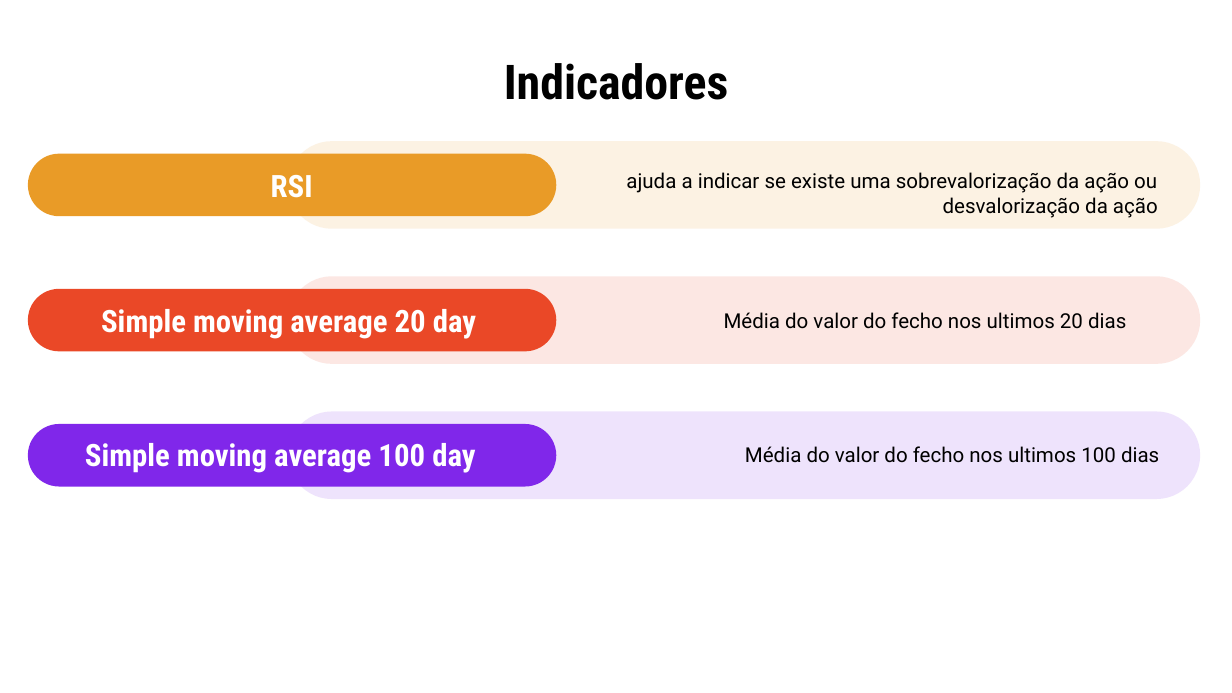
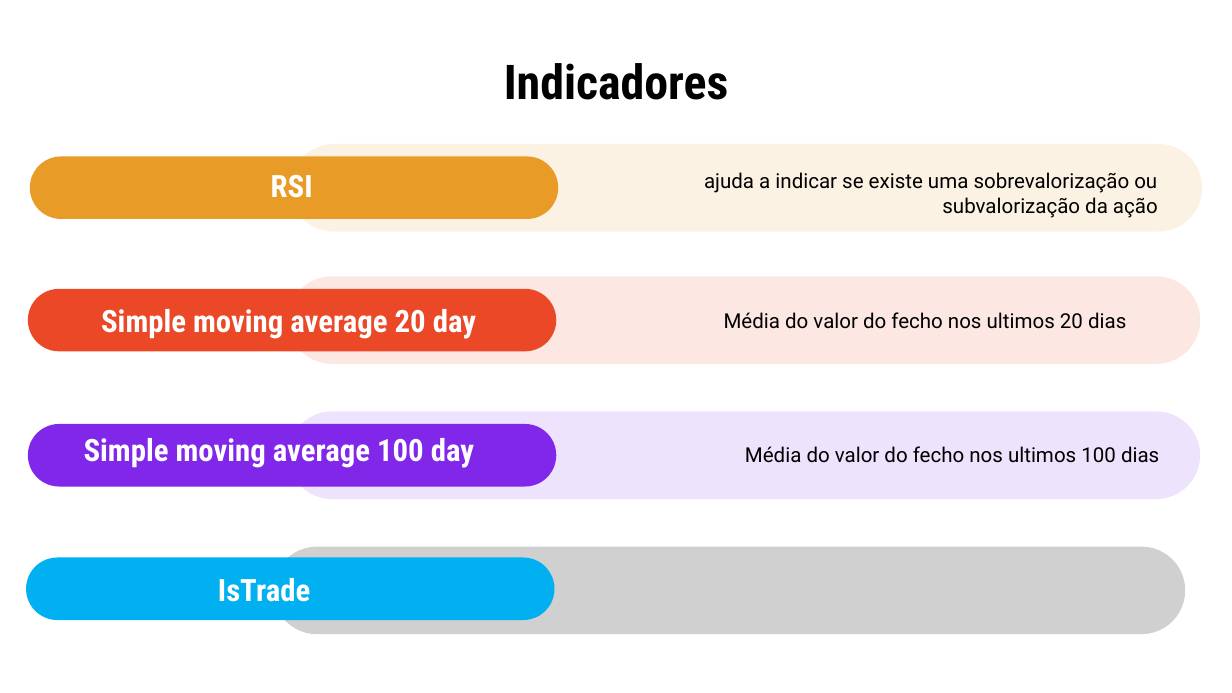
Before and after one commit to Groze2001/MCD, a slide deck: slide 3 of Otimizaçao_de_dados_para_bussiness_analytics/Machine Learning Infographics by Slidesgo.pptx. Drawn at 1232x693 pixels with LibreOffice and Linux fonts; fonts in the diff are those of the drawing; grey boxes stand for pictures. Boxes give left, top, right and bottom in pixels: in the first picture for what was removed or moved away, otherwise in the second. Text is boxed around its words. In the diff, an @@ line names an element or a change of style, - is before the commit and + after.

```diff
--- a/Otimizaçao_de_dados_para_bussiness_analytics/Machine Learning Infographics by Slidesgo.pptx
+++ b/Otimizaçao_de_dados_para_bussiness_analytics/Machine Learning Infographics by Slidesgo.pptx
@@ text at <box>704,172,1158,218</box>: text changed @@
-ajuda a indicar se existe uma sobrevalorização da ação ou desvalorização da ação
+ajuda a indicar se existe uma sobrevalorização ou subvalorização da ação
@@ text "Simple moving average 100 day": place and size @@
-text "Simple moving average 100 day" at <box>85,443,475,473</box>
+text "Simple moving average 100 day" at <box>84,438,474,468</box>
@@ rounded rectangle added at <box>26,558,554,621</box>, fill #00B0F0 @@
@@ picture added at <box>274,547,1185,634</box> @@
@@ text added at <box>218,578,310,602</box>, 18 pt, text #FFFFFF, bold @@
+IsTrade
```
Also in this commit, not shown: 4 other slides changed, 2 other files.
